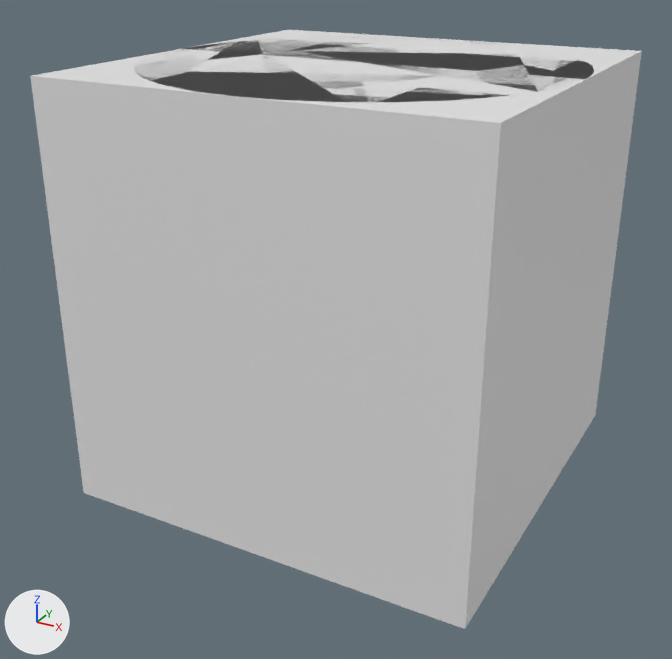
The FBX model Engine/Content/BasicShapes/SM_Cylinder.fbx as it was, and as the next commit left it.
Both versions are drawn from a 50 mm camera at (0.0196, -0.038, 0.0158) aimed at (-0.0005, -0.0015, -0.0025). The lights are fixed; the arrows at lower left show +X, +Y and +Z. The older version comes first. Where no turn or scale is listed for an object, it has been applied to the vertices.

The first picture shows 'CB_Cube', 'Cylinder'.
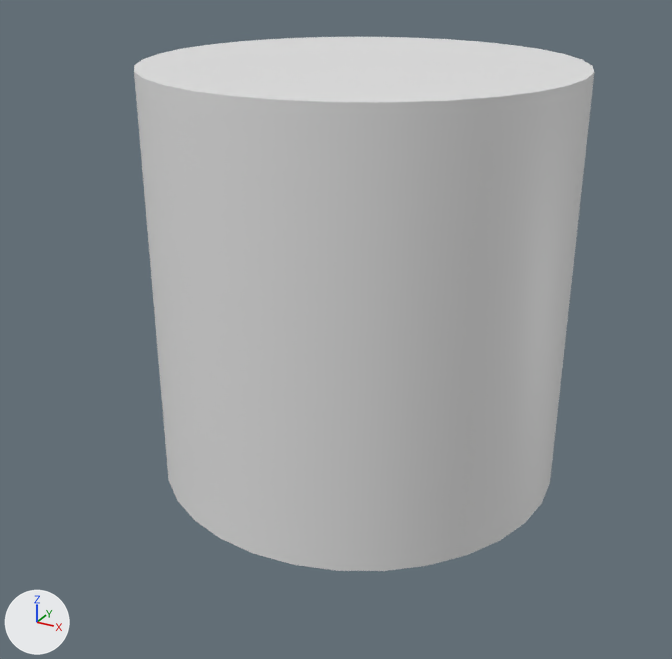
Pixel boxes [x1, y1, x2, y2] of what changed, in the pictures (672 x 659 px):
'CB_Cube', deleted
    before: [30, 30, 642, 629]
'Cylinder', unchanged, uncovered by the edit
    before: [134, 37, 594, 102]
    after: [134, 37, 594, 571]

The change, as a diff of the scene's bpy script:
```diff
--- a/Engine/Content/BasicShapes/SM_Cylinder.fbx.py
+++ b/Engine/Content/BasicShapes/SM_Cylinder.fbx.py
@@ ob_cb_cube @@
-ob_cb_cube = bpy.data.objects.new('CB_Cube', me_cb_cube_001)
-ob_cb_cube.location = (0.0, 0.0, 0.0)
```
